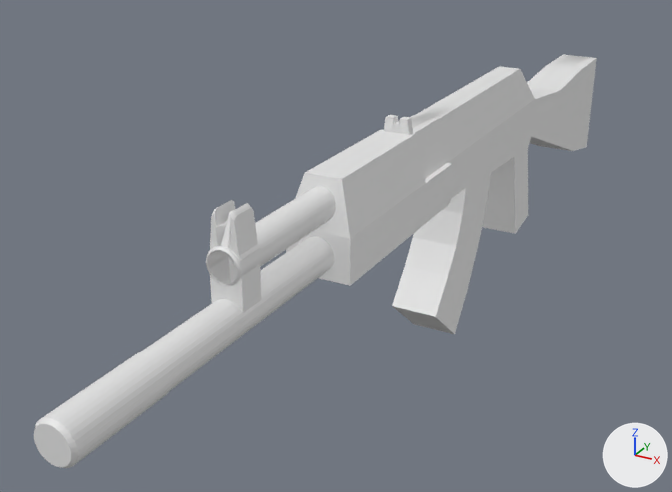
Before and after pictures for a commit that changed the FBX model DeathChamberNetworkingUnity/Assets/Models/Akm Draft.fbx.
Both versions are drawn from a 50 mm camera at (2.18, -6.59, 2.31) aimed at (-0.52, -1.69, -0.15). Every picture has the same lights, and +X, +Y and +Z are marked at lower right. Vertices at the same position are counted once.
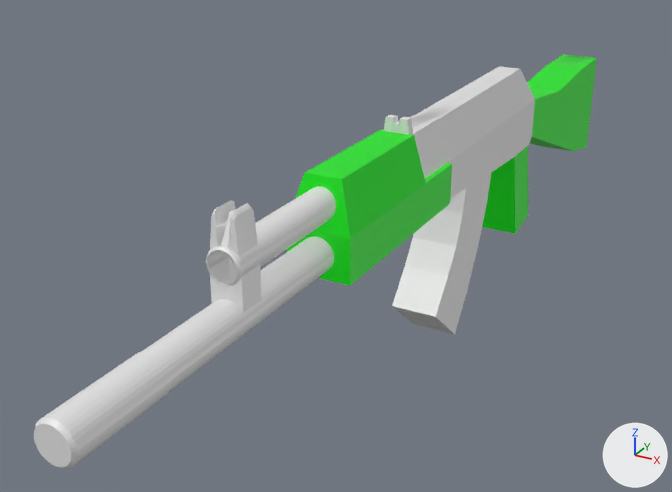
Edits to the bpy script that builds the scene:
```text
Add mat_material_001:
    mat_material_001 = principled_material('Material.001')
    mat_material_001.base_color = (0.0, 0.8, 0.00509)  # green #00e710
Add mat_material:
    mat_material = principled_material('Material')
    mat_material.base_color = (0.8, 0.8, 0.8)  # white #e7e7e7
    mat_material.roughness = 0.4
Change me_cube_002:
    where me_cube_002.from_pydata(...)  # 666 vertices, 596 faces; spans x -0.19..0.19, y -4.7..2.05, z -0.86..0.87
    used by ob_cube; location = (0.0, 0.0, 0.0)
    me_cube_002 part 1: 49 of the faces centred in x -0.16..0.16, y -0.17..2.05, z -0.52..0.45 switch from no material to mat_material_001 (green #00e710)
    me_cube_002 part 2: 35 of the faces centred in x -0.19..0.19, y -2.83..-1.51, z 0.22..0.76 switch from no material to mat_material_001 (green #00e710)
    add me_cube_002.materials.append(mat_material)  # white #e7e7e7
```

Changed parts and their boxes (x1, y1, x2, y2) in the pictures (672 x 492 px):
part 1 of me_cube_002, recoloured (white to green): (482, 54, 597, 234) in both
part 2 of me_cube_002, recoloured (white to green): (286, 130, 452, 286) in both
